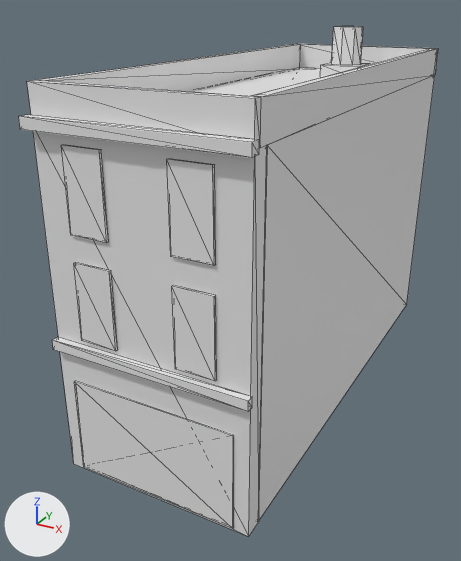
Before and after pictures for a commit that changed the glTF model modelos/ciudad/edificios/ph_6_a_lejos.glb.
The view is the same before and after, from a camera (50 mm lens) standing at (8.72, -11.39, 12.95) and looking at (-1.03, 6.33, 4.08). Every picture has the same lights, and +X, +Y and +Z are marked at lower left. The older version comes first. Mesh edges are drawn as thin lines. Vertices at exactly the same position are counted once.

In view in the first picture: 'ph_6_a_lejos'.
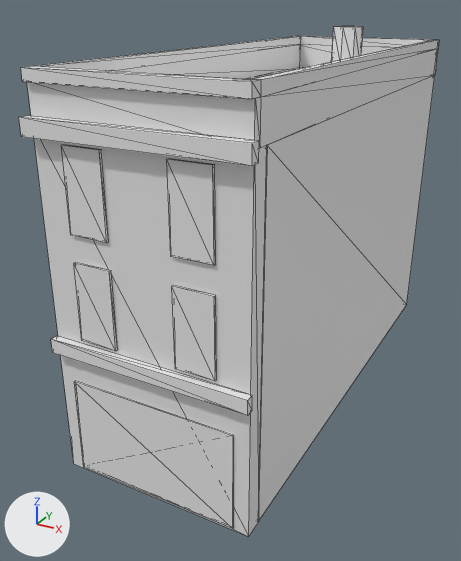
Pixel boxes [x1, y1, x2, y2] of what changed, in the pictures (461 x 561 px; the box of a moved part takes in the faces that stretch with it):
part 1 of me_ph_6_a_lejos, built on
    before: [19, 117, 259, 158]
    after: [19, 36, 439, 166]
part 2 of me_ph_6_a_lejos, moved or reshaped
    before: [52, 340, 252, 412]
    after: [51, 339, 252, 416]

The change, as a diff of the scene's bpy script:
```diff
--- a/modelos/ciudad/edificios/ph_6_a_lejos.glb.py
+++ b/modelos/ciudad/edificios/ph_6_a_lejos.glb.py
@@ me_ph_6_a_lejos @@
 # used by ob_ph_6_a_lejos; location = (0.0, 0.0, 0.0)
 # verts and faces of me_ph_6_a_lejos; kept vertices keep their numbers, new ones are numbered from 126
 # before: 78 (3.0, 0.0, 4.1) at pixel (252, 407), 80 (3.0, -0.2, 4.1) at pixel (248, 411), 82 (-3.0, 0.0, 4.1), 84 (-3.0, -0.2, 4.1) at pixel (53, 349)
-me_ph_6_a_lejos.from_pydata(...)  # 126 vertices, 208 faces; spans x -3.1..3.1, y -0.3..16.0, z 0.0..12.0
+me_ph_6_a_lejos.from_pydata(...)  # 140 vertices, 256 faces; spans x -3.1..3.1, y -0.3..16.0, z 0.0..12.0
+# me_ph_6_a_lejos part 1
+# 4 vertices in x -3.1..3.1, y -0.3..0.0, z 10.1 move by (0.0, 0.0, -0.2)
+# 14 vertices are added at x -3.0..3.0, y -0.1..16.0, z 11.2..11.5
+# 48 new faces join them
+# me_ph_6_a_lejos part 2
+for i in [78, 80, 82, 84]: verts[i] += (0.0, 0.0, -0.1)
```
